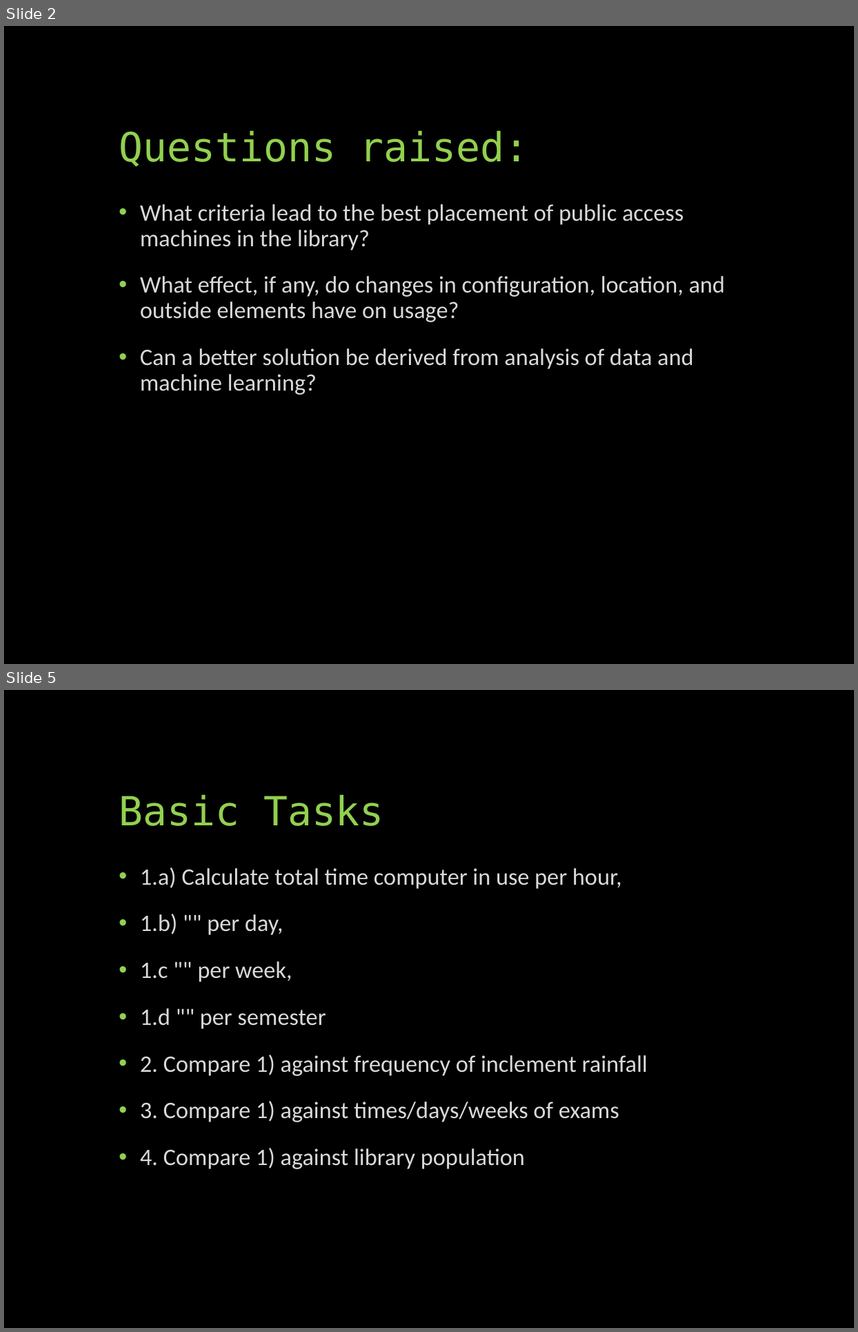
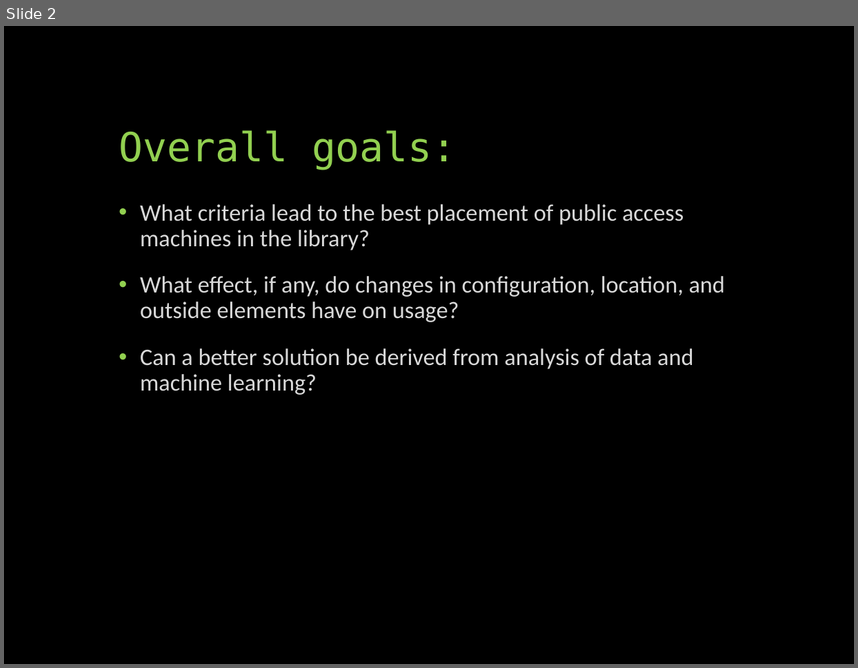
Before and after one commit to UNCG-CSE/Library-Computer-Usage-Analysis, a slide deck: docs/Computers in the Libraries.pptx. Shown one above the other, each under a label of ours: slides 2 and 5 before the commit, slide 2 after it; the slides between them are not shown. The pictures are 858x1332 and 858x668 pixels, drawn with LibreOffice and Linux fonts; fonts in the diff are those of the drawing. Boxes give left, top, right and bottom in pixels: in the first picture for what was removed or moved away, otherwise in the second. Text is boxed around its words. In the diff, an @@ line names an element or a change of style, - is before the commit and + after.

```diff
--- a/docs/Computers in the Libraries.pptx
+++ b/docs/Computers in the Libraries.pptx
@@ slide 5 removed at (4, 690, 854, 1328), background #000000 @@
@@ title removed at (119, 795, 384, 826) @@
-Basic Tasks
@@ text removed at (140, 867, 648, 1169) @@
-• 1.a) Calculate total time computer in use per hour,
-• 1.b) "" per day,
-• 1.c "" per week,
-• 1.d "" per semester
-• 2. Compare 1) against frequency of inclement rainfall
-• 3. Compare 1) against times/days/weeks of exams
-• 4. Compare 1) against library population
@@ slide 2 changed as well @@
@@ title at (119, 130, 457, 170): text changed @@
-Questions raised:
+Overall goals:
```
Also in this commit, not shown: 1 other slide changed, 2 slides added, 6 other slides removed.
